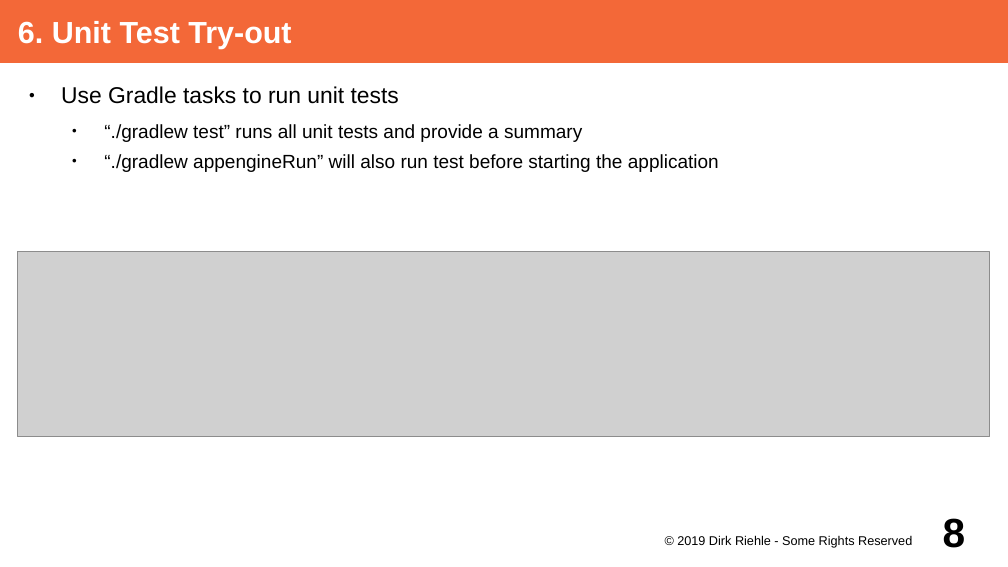
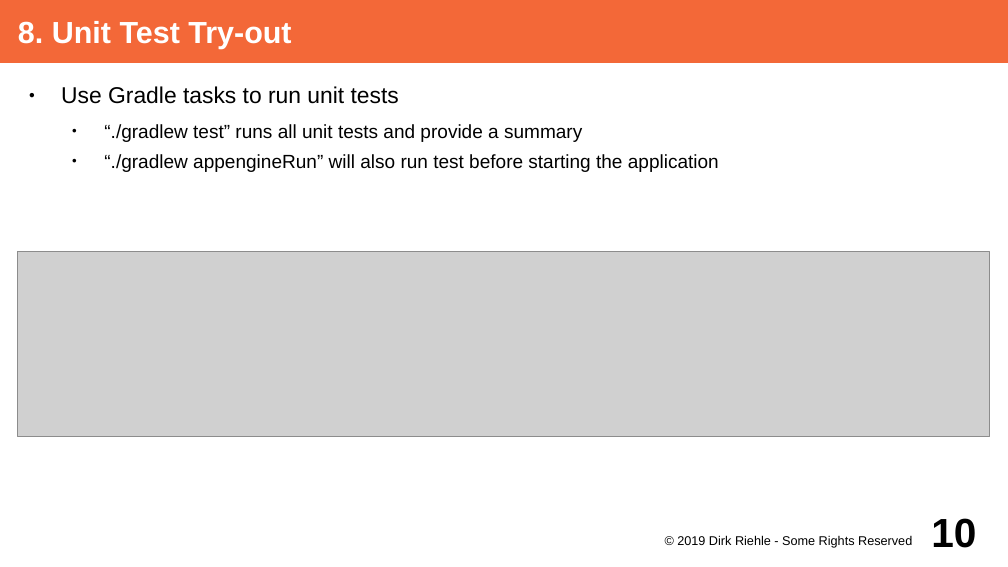
Before and after one commit to dirkriehle/adap-course, a slide deck: slide 10 of Lecture Slides/ADAP A03 - Project Set-up.odp (slide 8 before the commit). Drawn at 1008x567 pixels with LibreOffice and Linux fonts; fonts in the diff are those of the drawing; grey boxes stand for pictures. Boxes give left, top, right and bottom in pixels: in the first picture for what was removed or moved away, otherwise in the second. Text is boxed around its words. In the diff, an @@ line names an element or a change of style, - is before the commit and + after.

```diff
--- a/Lecture Slides/ADAP A03 - Project Set-up.odp
+++ b/Lecture Slides/ADAP A03 - Project Set-up.odp
@@ title at box(18, 21, 291, 49): text changed @@
-6. Unit Test Try-out
+8. Unit Test Try-out
@@ page number at box(931, 518, 976, 548): text changed @@
-8
+10
```
Also in this commit, not shown: 3 other slides changed, 2 slides added, 1 other file.
